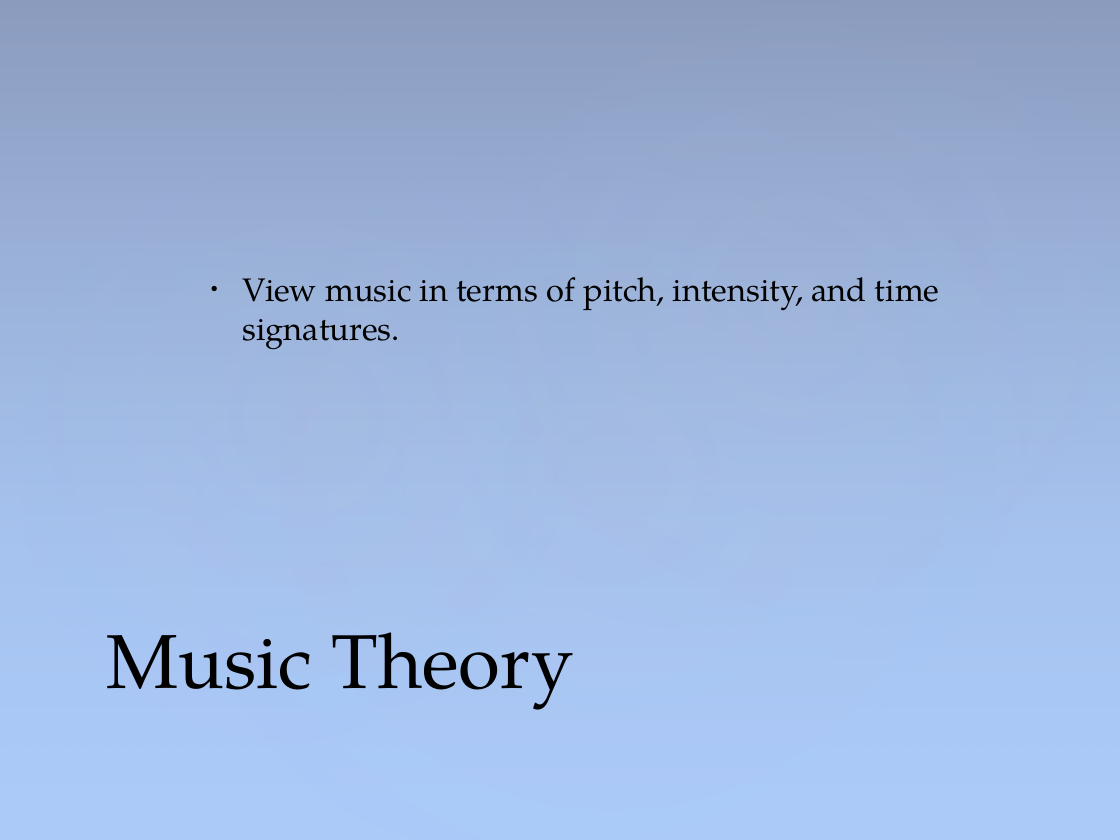
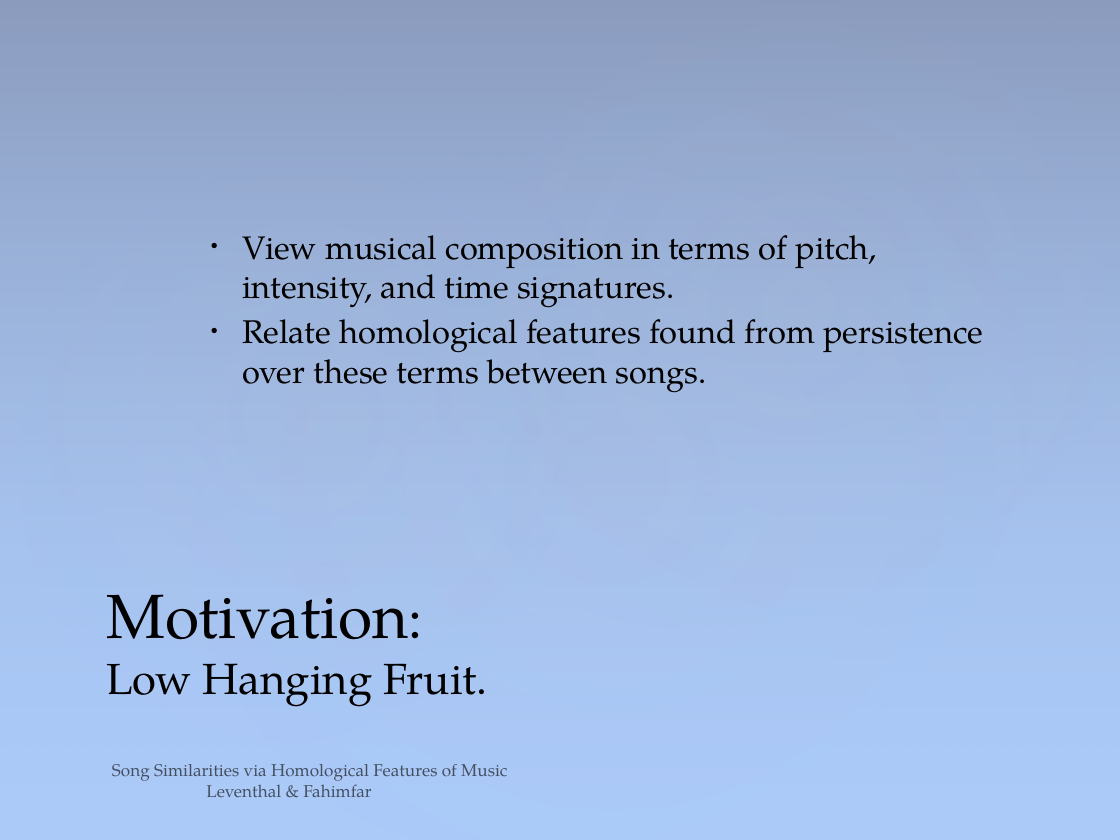
Before and after one commit to sam-lev/Classifications-Of-Songs-via-Homology-of-Chroma-Features, a slide deck: slide 4 of project/presentation/PresentationPowerPoint.pptx. Drawn at 1120x840 pixels with LibreOffice and Linux fonts; fonts in the diff are those of the drawing. Boxes give left, top, right and bottom in pixels: in the first picture for what was removed or moved away, otherwise in the second. Text is boxed around its words. In the diff, an @@ line names an element or a change of style, - is before the commit and + after.

Commit message:
presentation and started shortloop and counting homological features in songs and their size to approximate which keys

```diff
--- a/project/presentation/PresentationPowerPoint.pptx
+++ b/project/presentation/PresentationPowerPoint.pptx
@@ text at bbox=[242, 235, 983, 393]: text changed @@
-• View music in terms of pitch, intensity, and time signatures.
+• View musical composition in terms of pitch, intensity, and time signatures.
+• Relate homological features found from persistence over these terms between songs.
@@ title at bbox=[106, 594, 488, 707]: text changed; size 49 to 28 pt @@
-Music Theory
+Motivation:
+Low Hanging Fruit.
@@ text added at bbox=[112, 764, 507, 797], 11 pt, text #000000 at 60% opacity @@
+Song Similarities via Homological Features of Music Leventhal & Fahimfar
```
Also in this commit, not shown: 12 other slides changed, 9 slides added, 4 slides removed, 38 other files.
